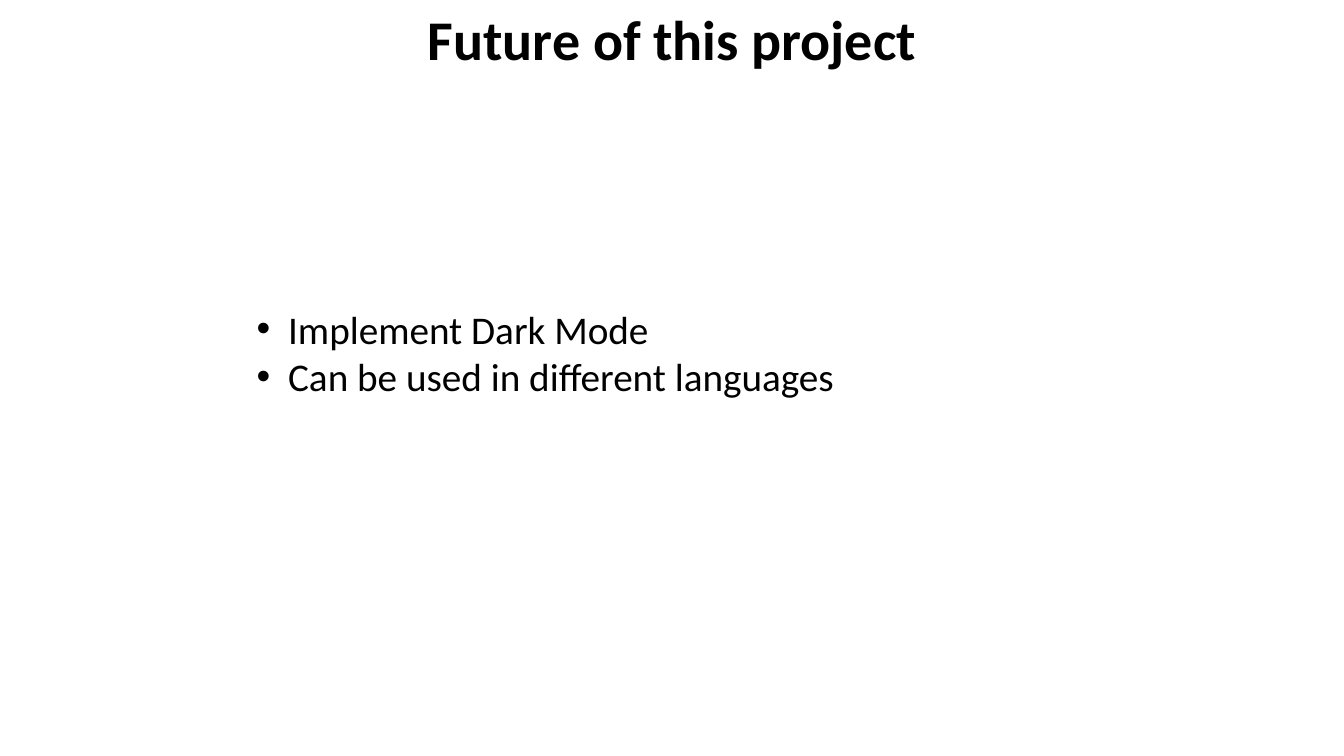
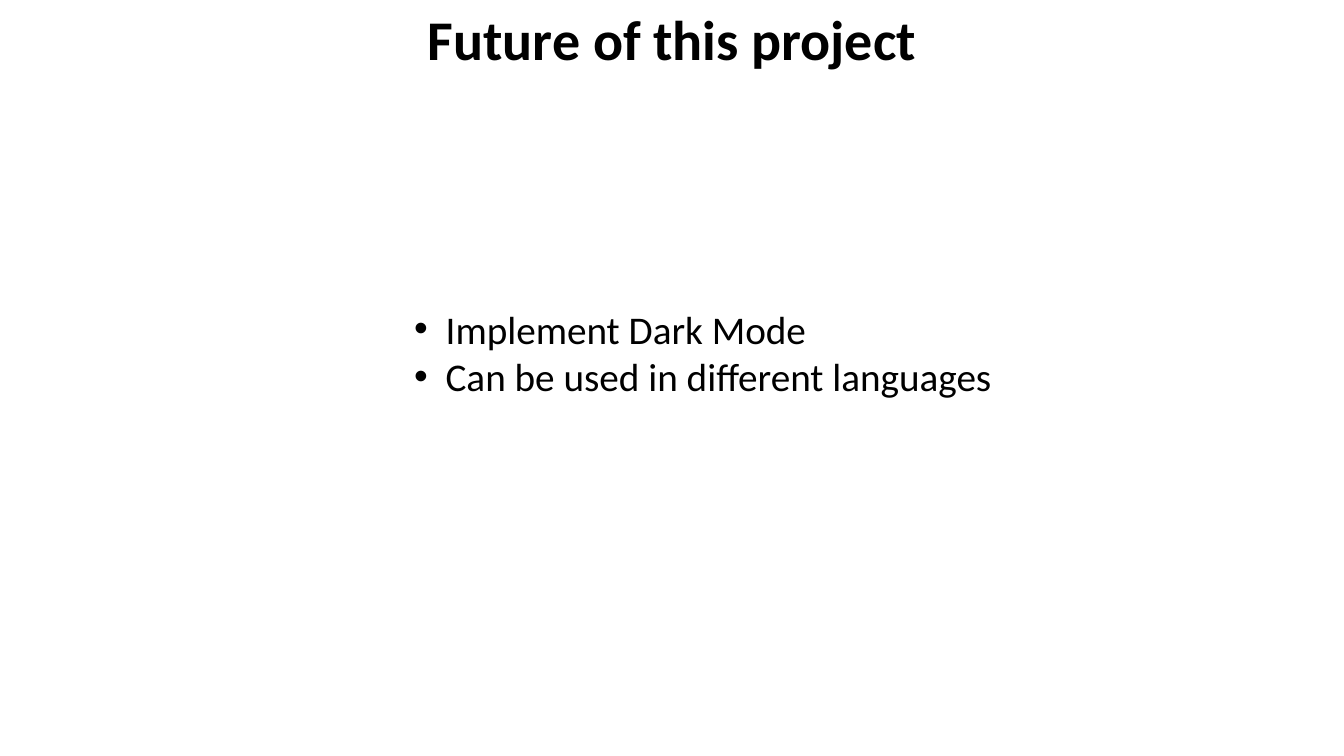
Before and after one commit to baczur-zsolt/serpa, a slide deck: slide 13 of Vizsgaremek.pptx (slide 11 before the commit). Drawn at 1344x756 pixels with LibreOffice and Linux fonts; fonts in the diff are those of the drawing; background and template pictures are left out. Boxes give left, top, right and bottom in pixels: in the first picture for what was removed or moved away, otherwise in the second. Text is boxed around its words. In the diff, an @@ line names an element or a change of style, - is before the commit and + after.

```diff
--- a/Vizsgaremek.pptx
+++ b/Vizsgaremek.pptx
@@ text "Implement Dark Mode": place and size @@
-text "Implement Dark Mode" at (288,316,834,398)
+text "Implement Dark Mode" at (446,316,991,398)
```
Also in this commit, not shown: 6 other slides changed, 3 slides added, 1 slide removed.
